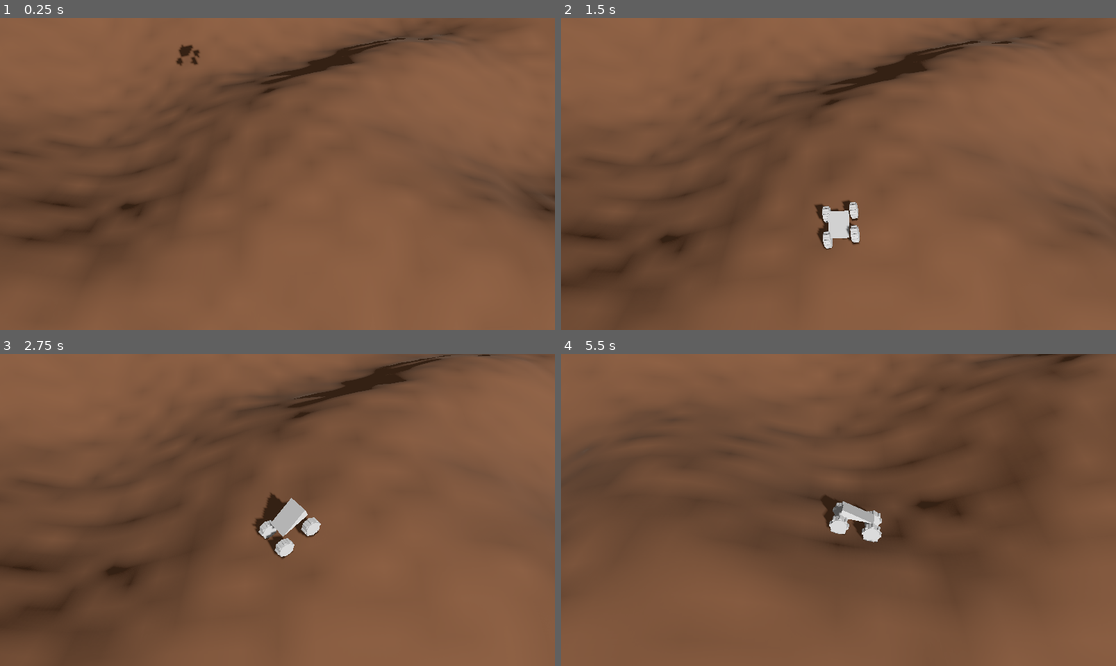
Above: before the commit, frames 1-4 (two rows, left to right).
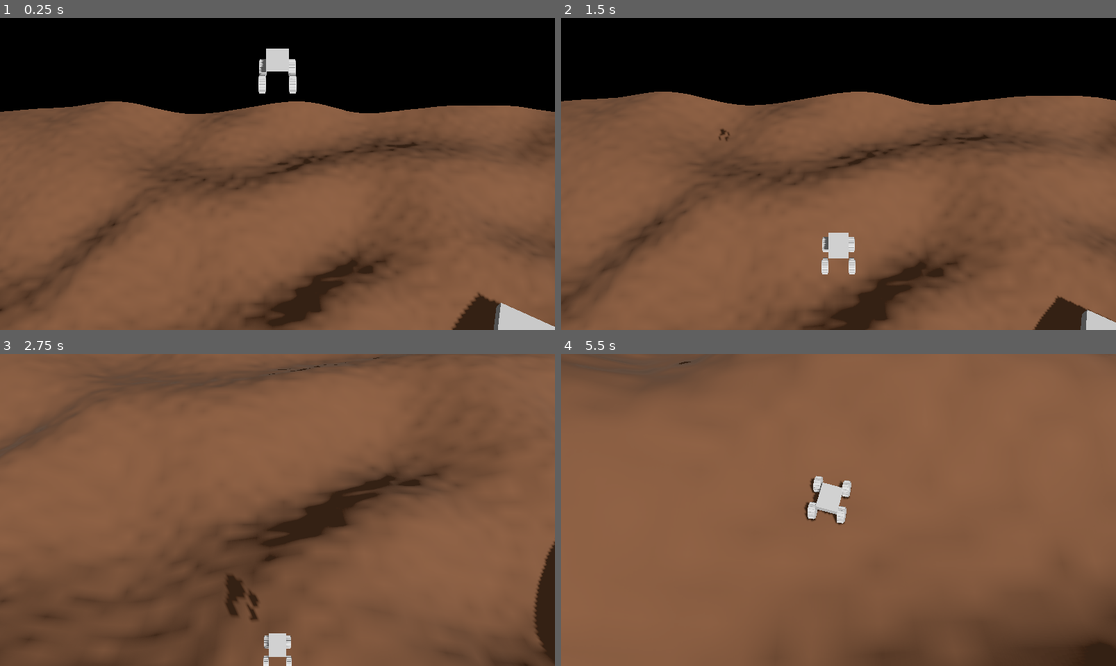
Above: after the commit, the same moments.

Repository: bluziDev/necrocar
Game: Godot game, scene res://Scenes/test_park.tscn
Same seed, same stepped clock (60 frames per second), same inputs: the game is played once before the commit and once after it.
Inputs:
- Up to frame 1 (0.25 s): no input
- Up to frame 2 (1.5 s): hold D (steer_right) 0.53-1.28 s; hold S (drive_backward) from 1.28 s (still down)
- Up to frame 3 (2.75 s): release S (drive_backward) at 2.03 s; hold D (steer_right) from 2.03 s (still down)
- Up to frame 4 (5.5 s): release D (steer_right) at 2.78 s; hold Up (drive_forward) 2.78-3.53 s; hold A (steer_left) 3.53-5.03 s; hold S (drive_backward) from 5.03 s (still down)

The runs differ from the first frame. In frame 1, 50% of the frame differs, in the area x 0-100%, y 0-100%; in frame 2, 51%; in frame 3, 34%; in frame 4, 57%.

Commit message:
car physics finished

Diff:
--- a/Scenes/test_park.tscn
+++ b/Scenes/test_park.tscn
@@ -59,7 +59,7 @@
 height_max = 6.0
 
 [node name="Camera3D" type="Camera3D" parent="." node_paths=PackedStringArray("target_node")]
-transform = Transform3D(1, 0, 0, 0, 0.707107, 0.707107, 0, -0.707107, 0.707107, 0, 15.7705, 15.7705)
+transform = Transform3D(1, 0, 0, 0, 0.707107, 0.707107, 0, -0.707107, 0.707107, 0, 48.6667, 15.7705)
 fov = 37.7
 size = 12.428
 far = 145.05
@@ -70,7 +70,7 @@
 look_ahead = Vector3(0.85, 0, 0.85)
 
 [node name="StaticBody3D" type="StaticBody3D" parent="."]
-transform = Transform3D(1, 0, 0, 0, 0.989055, -0.14755, 0, 0.14755, 0.989055, -1.90735e-06, 3.22836, 22.4161)
+transform = Transform3D(0.413247, 0.134362, 0.900652, 0, 0.989055, -0.14755, -0.910619, 0.0609747, 0.408724, 29.1474, 3.22836, 1.1329)
 
 [node name="MeshInstance3D" type="MeshInstance3D" parent="StaticBody3D"]
 mesh = SubResource("BoxMesh_uql3w")
@@ -79,7 +79,7 @@
 shape = SubResource("BoxShape3D_mblfy")
 
 [node name="RigidBody3D" type="RigidBody3D" parent="."]
-transform = Transform3D(1, 0, 0, 0, 1, 0, 0, 0, 1, 0, 14.2877, 0)
+transform = Transform3D(1, 0, 0, 0, 1, 0, 0, 0, 1, 0, 42.4756, 0)
 physics_material_override = SubResource("PhysicsMaterial_qbe6f")
 lock_rotation = true
 script = ExtResource("4_jmnqw")
--- a/Scenes/wheel.tscn
+++ b/Scenes/wheel.tscn
@@ -8,6 +8,9 @@
 travel = 0.75
 wheel_radius = 0.275
 suspension_approach = 5.0
+spin_damp = 1.0
+air_wheel_accel = 12.0
+speed_transfer = 0.5
 
 [node name="RayCast3D" type="RayCast3D" parent="."]
 
--- a/Scripts/custom_car/car_rb_controller.gd
+++ b/Scripts/custom_car/car_rb_controller.gd
@@ -11,7 +11,7 @@
 @onready var pointer = get_node("Pointer")
 @onready var ray = get_node("RayCast3D")
 var ray_length = 0
-var grounded = true
+var grounded = false
 @export var grounded_dis : float
 @export var drift_damp : float
 @export var turn_transfer : float
--- a/Scripts/custom_car/wheel.gd
+++ b/Scripts/custom_car/wheel.gd
@@ -10,12 +10,17 @@
 @onready var wheel_max_offset = travel - wheel_radius
 @onready var wheel_offset = wheel_max_offset
 @export var suspension_approach : float
+@export var spin_damp : float
+var wheel_speed = 0
+@export var air_wheel_accel : float
+var grounded = false
+@export var speed_transfer : float
 
 func _ready():
 	ray.target_position = Vector3(0,-travel,0)
 	ray.add_exception(rb)
 
-func _process(delta):
+func _physics_process(delta):
 	var wheel_offset_target
 	if ray.is_colliding():
 		wheel_offset_target = (global_position - ray.get_collision_point()).length() - wheel_radius
@@ -30,3 +35,16 @@
 	else:
 		wheel_offset += sign(target_difference) * sus_approach_delta
 	mesh.position = Vector3(0,-wheel_offset,0)
+
+	if !grounded:
+		if rb.grounded:
+			rb.linear_velocity += (wheel_speed * wheel_radius * rb.move_dir - rb.linear_velocity.project(rb.move_dir)) * speed_transfer * 0.25
+
+	grounded = rb.grounded
+	if grounded:
+		wheel_speed = rb.linear_velocity.project(rb.move_dir).length() * sign(rb.linear_velocity.dot(rb.move_dir)) / wheel_radius
+	else:
+		wheel_speed += air_wheel_accel * Input.get_axis("drive_forward","drive_backward") * delta
+		wheel_speed /= 1 + spin_damp * delta
+
+	mesh.rotation.x -= wheel_speed * delta
